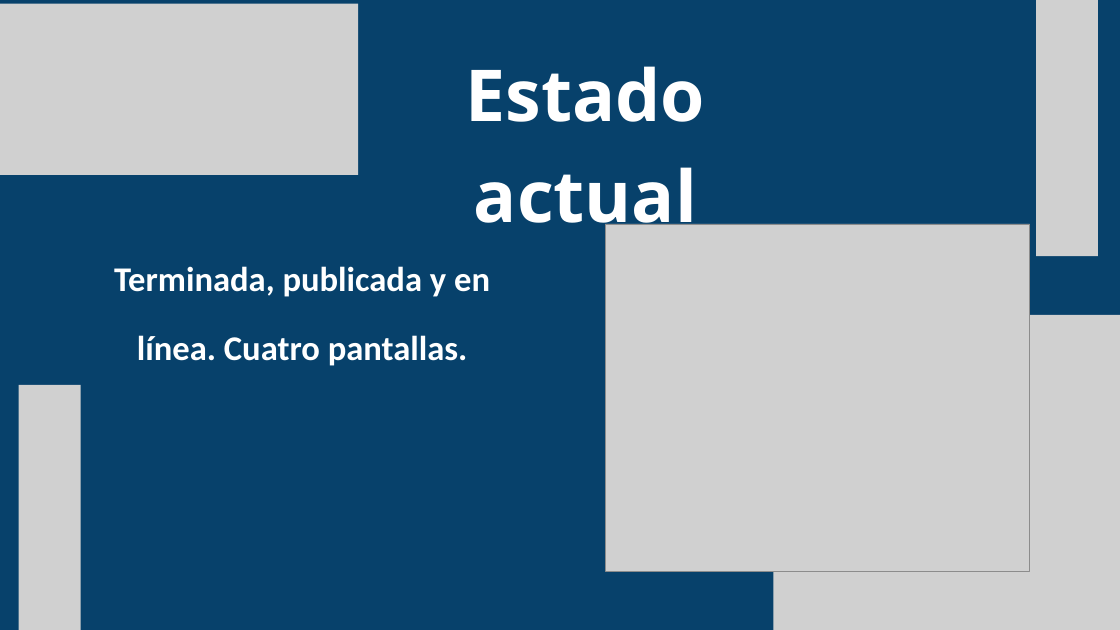
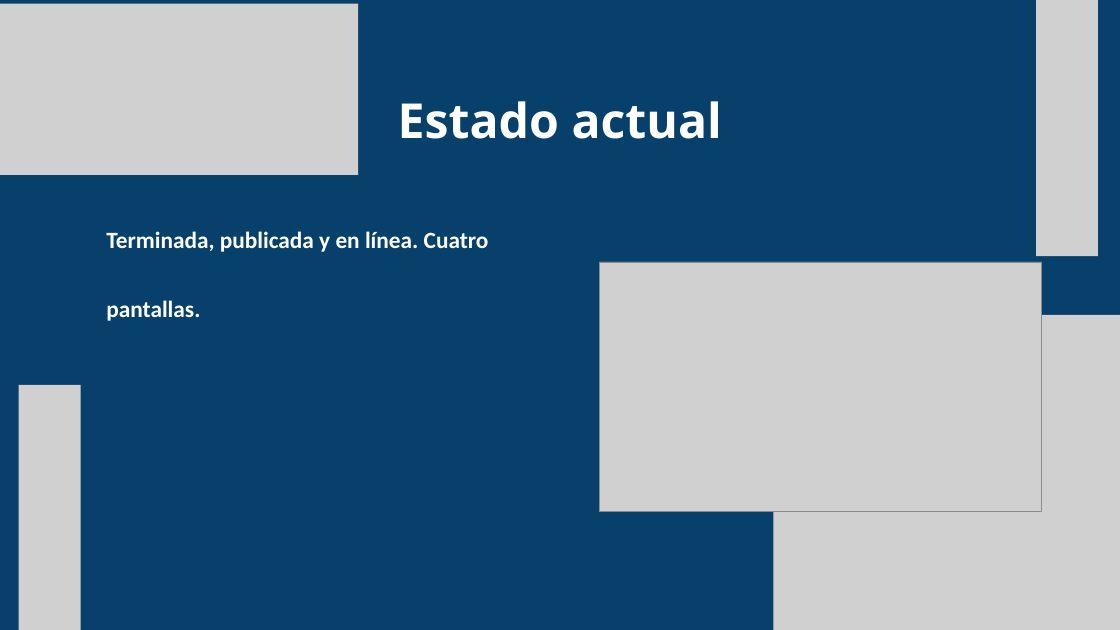
Before and after one commit to ejercitopalomazi9111-arch/mazi-central, a slide deck: slide 19 of fadori/presentacion/Fadori-STEAM.pptx. Drawn at 1120x630 pixels with LibreOffice and Linux fonts; fonts in the diff are those of the drawing; grey boxes stand for pictures. Boxes give left, top, right and bottom in pixels: in the first picture for what was removed or moved away, otherwise in the second. Text is boxed around its words. In the diff, an @@ line names an element or a change of style, - is before the commit and + after.

```diff
--- a/fadori/presentacion/Fadori-STEAM.pptx
+++ b/fadori/presentacion/Fadori-STEAM.pptx
@@ text "Estado actual" moved from (x1=466, y1=66, x2=705, y2=240) to (x1=398, y1=101, x2=722, y2=139) @@
@@ text "Estado actual" at (x1=398, y1=101, x2=722, y2=139): size 92 to 62 pt @@
@@ text "Terminada, publicada y en línea. ..." moved from (x1=114, y1=266, x2=490, y2=366) to (x1=106, y1=231, x2=489, y2=321) @@
@@ text "Terminada, publicada y en línea. ..." at (x1=106, y1=231, x2=489, y2=321): size 44.5 to 30 pt; alignment centre to left @@
@@ picture resized from (x1=605, y1=224, x2=1030, y2=571) to (x1=599, y1=262, x2=1042, y2=511) @@
```
Also in this commit, not shown: 18 other slides changed, 5 other files.
